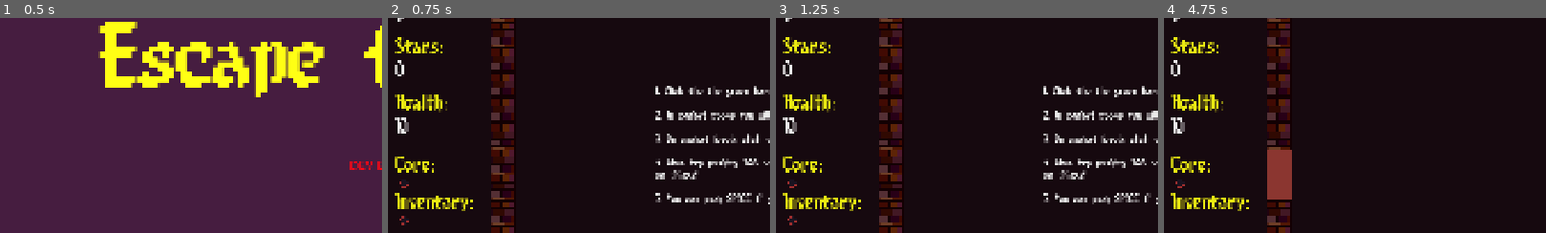
Above: before the commit, frames 1-4 (left to right).
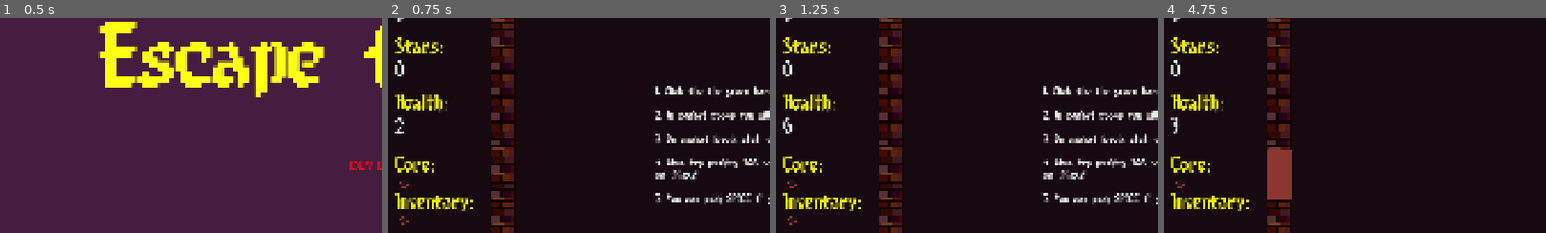
Above: after the commit, the same moments.

Repository: lostpoet999/escape_to_marty
Game: Godot game, scene res://scenes_and_scripts/ui_main_menu/main_menu.tscn
Same seed, same stepped clock (60 frames per second), same inputs: the game is played once before the commit and once after it. Sound files missing from this copy of the repository are replaced by a short silence.
Inputs (mouse positions are % of the whole screen's width and height, from its top left):
- Up to frame 1 (0.5 s): no input
- Up to frame 2 (0.75 s): click "Start" at 0.5 s
- Up to frame 3 (1.25 s): no input
- Up to frame 4 (4.75 s): click (2, 49) at 1.27 s; click (2, 58) at 2.02 s; click (2, 49) at 2.75 s; click (2, 49) at 3.5 s; tap Enter at 4.25 s; move the mouse to (98, 47) at 4.27 s; hold Tab (click_mode_toggle) from 4.28 s (still down); click (98, 47) at 4.42 s
The pictures show only the part of the screen within x 0-50%, y 11-61%; the shares and areas given below are measured in that part.

Frame 1 is identical in both runs. In frame 2, 0.2% of the frame differs, in the area x 1-6%, y 46-54%; in frame 3, 0.2%; in frame 4, 0.2%.

Commit message:
animated score/health/coins GUI

Diff:
--- a/scenes_and_scripts/ui_level/main_ui.gd
+++ b/scenes_and_scripts/ui_level/main_ui.gd
@@ -4,16 +4,49 @@
 @onready var stars: Label = %Stars
 @onready var health: Label = %health
 
+var numberAnimDelay = 0.1
+var numberDelayRemaining = 0
+
+var currentScore = 0
+var currentStars = 0
+var currentHealth = 0
+var displayedScore = 0
+var displayedStars = 0
+var displayedHealth = 0
+
 func _ready() -> void:
 	Signalbus.stars_updated.connect(update_star_ui)
 	Signalbus.score_updated.connect(update_score_ui)
 	Signalbus.player_health_updated.connect(update_player_health)
+	health.text = str(displayedHealth)
+	stars.text = str(displayedStars)
+	score.text = str(displayedScore)
 
 func update_star_ui() -> void:
-	stars.text = str(PlayerData.get_player_stars())
+	currentStars = PlayerData.get_player_stars()
 
 func update_score_ui() -> void:
-	score.text = str(PlayerData.get_player_score())
+	currentScore = PlayerData.get_player_score()
 
 func update_player_health() -> void:
-	health.text = str(PlayerData.get_player_health())
+	currentHealth = PlayerData.get_player_health()
+
+# animate the numbers to count up to the real value over time
+func _process(delta: float) -> void:
+
+	numberDelayRemaining -= delta
+	if numberDelayRemaining > 0: return
+	numberDelayRemaining = numberAnimDelay
+
+	if displayedHealth != currentHealth:
+		if displayedHealth < currentHealth: displayedHealth += 1
+		if displayedHealth > currentHealth: displayedHealth -= 1
+		health.text = str(displayedHealth)
+	if displayedStars != currentStars:
+		if displayedStars < currentStars: displayedStars += 1
+		if displayedStars > currentStars: displayedStars -= 1
+		stars.text = str(displayedStars)
+	if displayedScore != currentScore:
+		if displayedScore < currentScore: displayedScore += 1
+		if displayedScore > currentScore: displayedScore -= 1
+		score.text = str(displayedScore)
